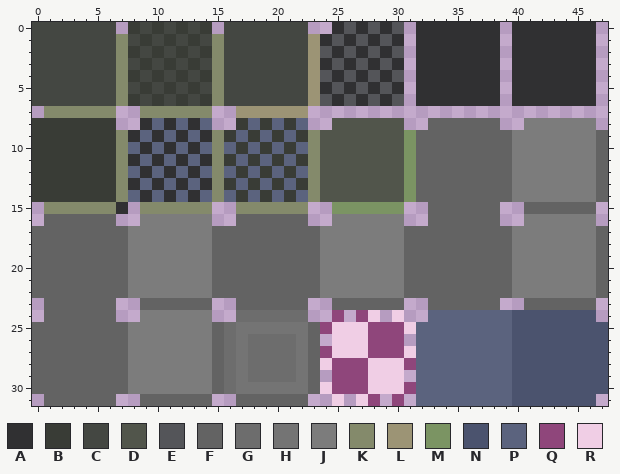
File history of a pixel-art sprite, docs/assets/images/darkTiles.png. That is the earlier state.
The file is 48x32 pixels. Colours within 5 levels of each other are drawn and written as one.
Palette (. is transparent): A #303032  B #393c36  C #444742  D #51554b  E #545559  F #636363  G #6d6d6d  H #747474  J #7c7c7c  K #848a6b  L #9c9475  M #7b9463  N #4b536e  P #5b637e  Q #8f467b  R #f0cee5
The result:
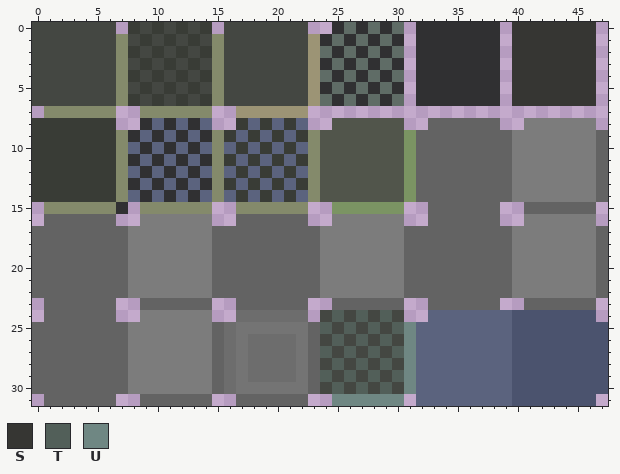
Colours new in this view: S #363633  T #525f59  U #6f8783
What changed:
colour E: #545559 -> #5f6c66
y 0..6: x 40..46 AAAAAAA -> SSSSSSS
y 24: x 24..30 .Q.QR.R -> CTCTCTC
y 25: x 24..31 QRRRQQQR -> TCTCTCTU
y 26: x 24..31 .RRRQQQ. -> CTCTCTCU
y 27: x 24..31 QRRRQQQR -> TCTCTCTU
y 28: x 24..31 RQQQRRRQ -> CTCTCTCU
y 29: x 24..31 .QQQRRR. -> TCTCTCTU
y 30: x 24..31 RQQQRRRQ -> CTCTCTCU
y 31: x 25..30 R.RQ.Q -> UUUUUU
Boxes around the changes in both pictures, in picture pixels (x1, y1, x2, y2):
changed: (320, 22, 404, 106)
changed: (512, 22, 596, 106)
changed: (320, 310, 416, 406)
